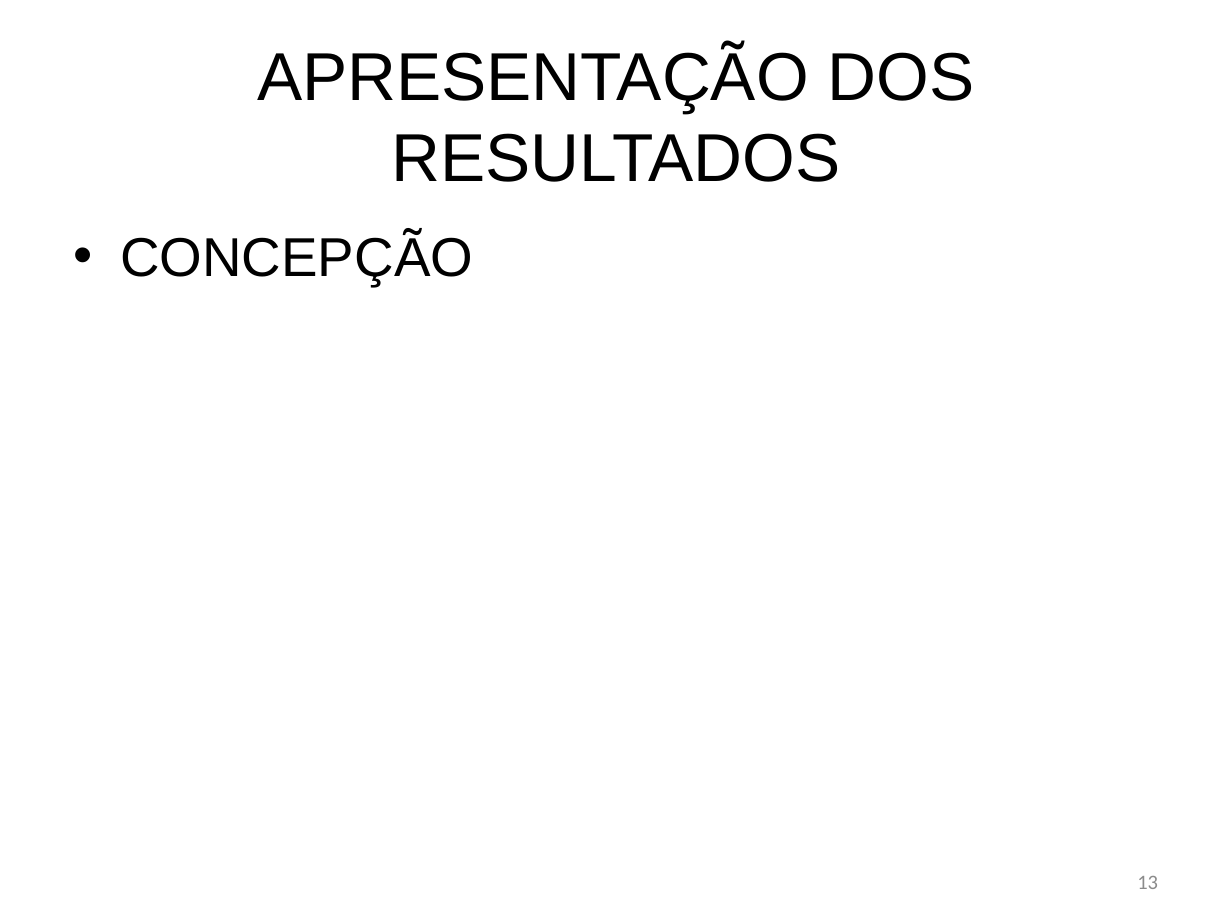
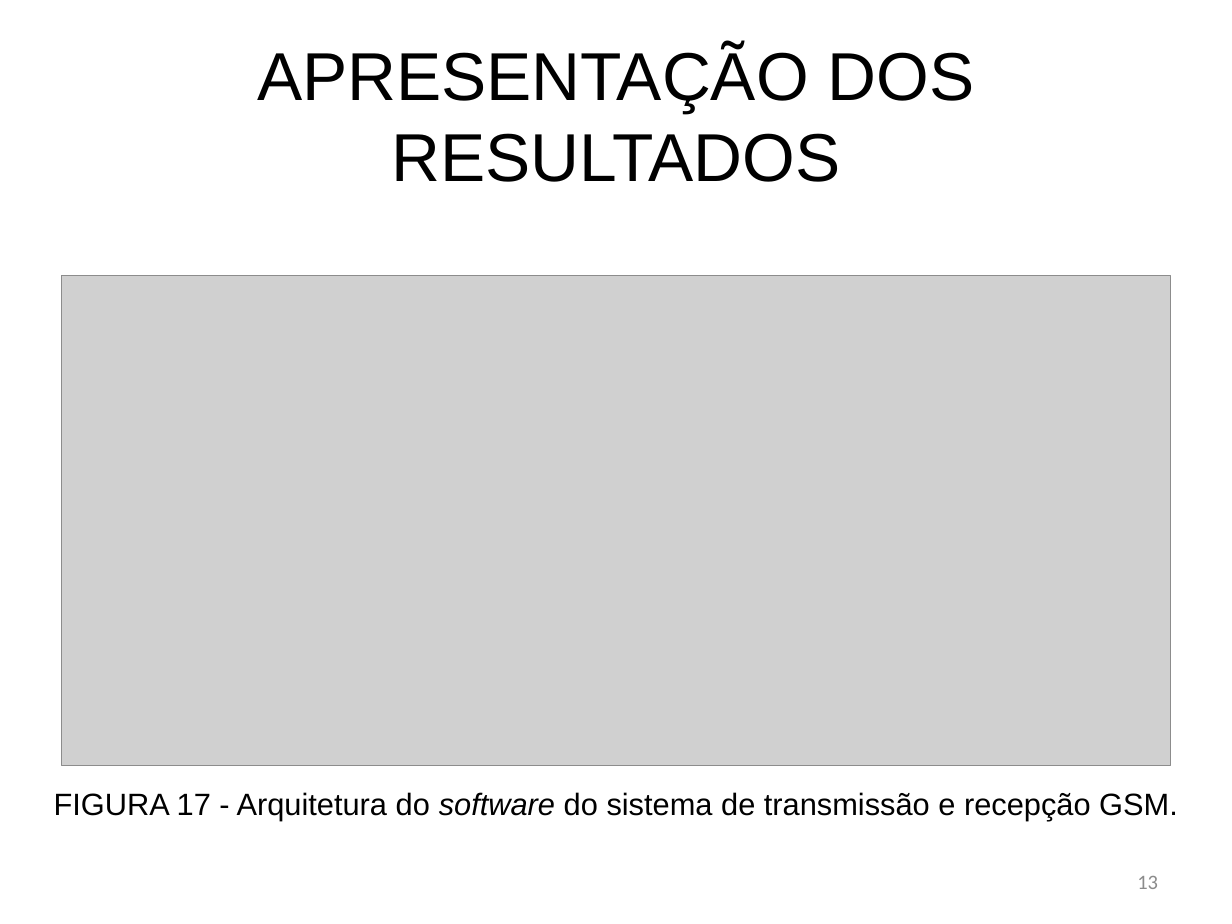
Before and after one commit to bengelbert/ifsc, a slide deck: slide 13 of tcc/docs/monograph.pptx. Drawn at 1232x924 pixels with LibreOffice and Linux fonts; fonts in the diff are those of the drawing; grey boxes stand for pictures. Boxes give left, top, right and bottom in pixels: in the first picture for what was removed or moved away, otherwise in the second. Text is boxed around its words. In the diff, an @@ line names an element or a change of style, - is before the commit and + after.

```diff
--- a/tcc/docs/monograph.pptx
+++ b/tcc/docs/monograph.pptx
@@ text removed at bbox=[120, 233, 473, 286] @@
-• CONCEPÇÃO
@@ picture added at bbox=[62, 275, 1170, 765] @@
@@ text added at bbox=[54, 792, 1178, 821], 18 pt, text #000000 @@
+FIGURA 17 - Arquitetura do software do sistema de transmissão e recepção GSM.
```
Also in this commit, not shown: 7 other slides changed.
